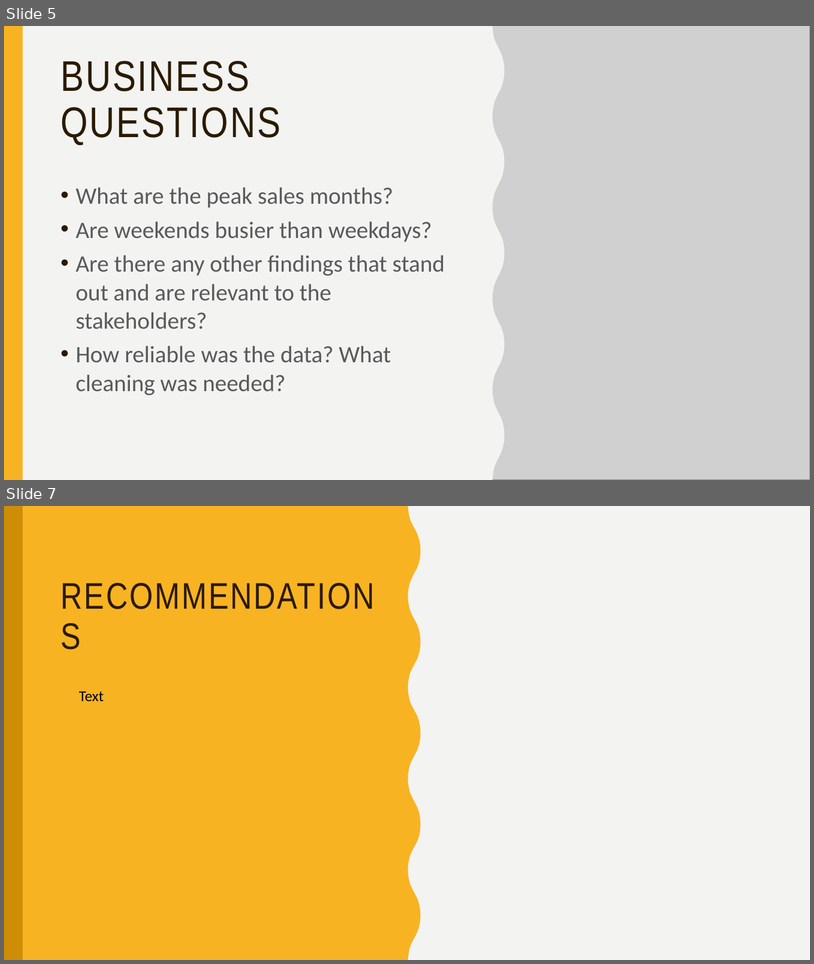
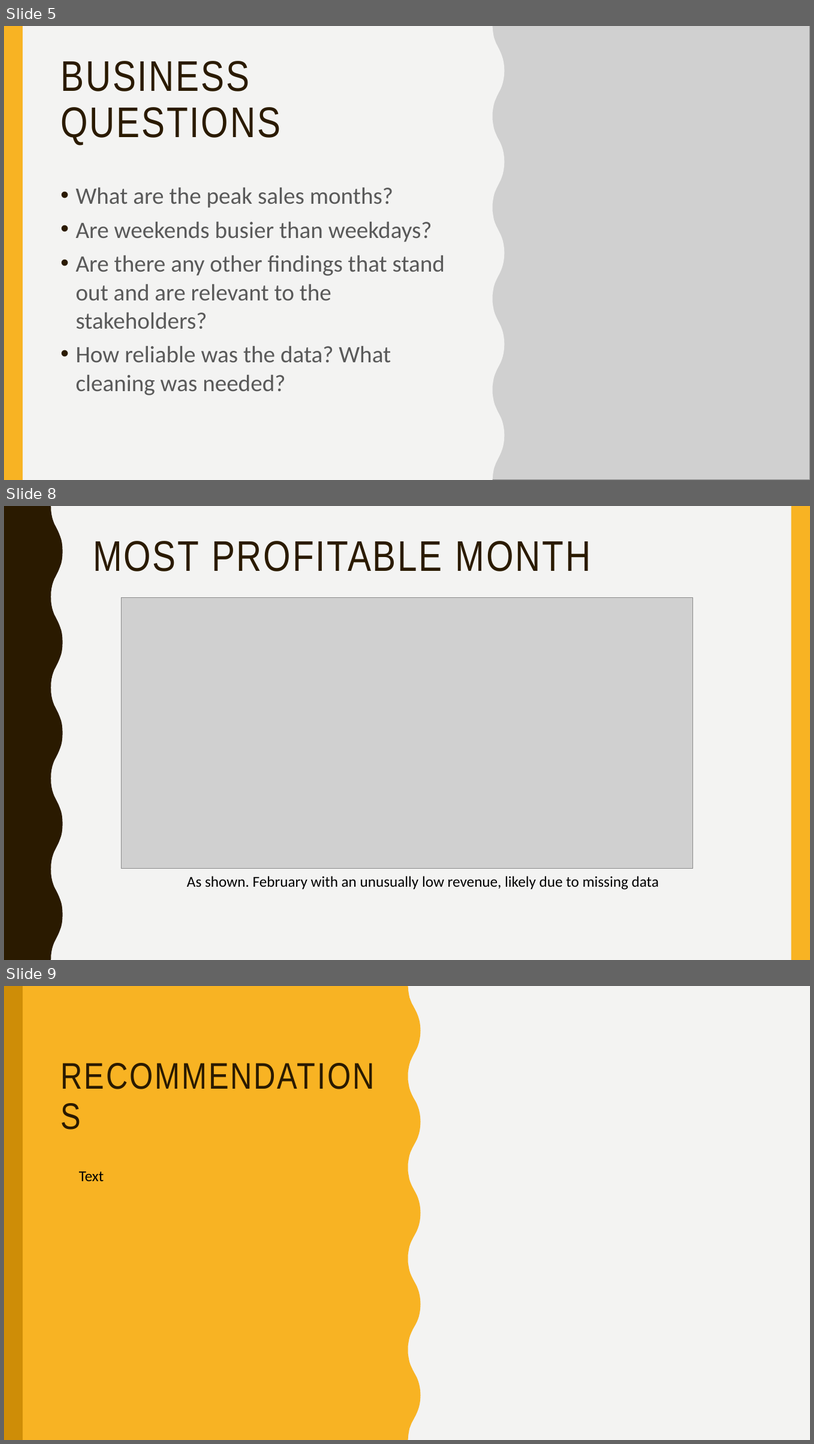
Before and after one commit to ro-the-creator/M1-Project--Cafe-Sales, a slide deck: Slides/m1-presentation.pptx. Shown one above the other, each under a label of ours: slides 5 and 7 before the commit, slides 5, 8 and 9 after it; the slides between them are not shown. The pictures are 814x964 and 814x1444 pixels, drawn with LibreOffice and Linux fonts; fonts in the diff are those of the drawing; grey boxes stand for pictures. Boxes give left, top, right and bottom in pixels: in the first picture for what was removed or moved away, otherwise in the second. Text is boxed around its words. In the diff, an @@ line names an element or a change of style, - is before the commit and + after.

```diff
--- a/Slides/m1-presentation.pptx
+++ b/Slides/m1-presentation.pptx
@@ slide 8 added at [4,506,810,960], background #F3F3F2; not listed: 2 template elements that a slide beside it also shows @@
@@ title added at [93,541,591,571], 51 pt, text #2A1A00 @@
+MOST PROFITABLE MONTH
@@ picture added at [122,597,693,868] @@
@@ text added at [187,876,659,889], 18 pt, text #000000 @@
+As shown. February with an unusually low revenue, likely due to missing data
@@ what was slide 7 is now slide 9 @@
```
Also in this commit, not shown: 2 slides changed, 1 other slide added, 3 other files.
